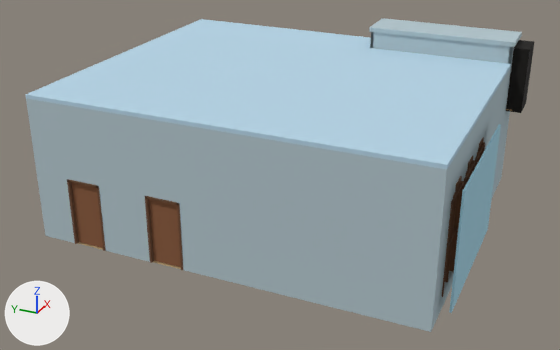
What one commit did to the glTF model models/room_living.glb.
Rendered twice from a camera (50 mm lens) standing at (-21.49, -15.29, 11.77) and looking at (-0.69, -5.92, 1.37). Arrows for +X, +Y and +Z are at lower left; the lights stay in place. The older version comes first. Vertices at exactly the same position are counted once.

In view in the first picture: 'CEILING', 'DOOR_bath', 'DOOR_kitchen', 'FRAMES', 'SHAFT', 'STAIRWELL', 'VIEW_window', 'WALLS' and 1 more.
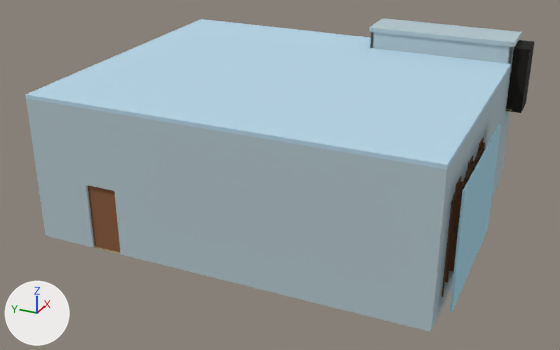
What changed in the scene script:
```text
Change me_mesh_3:
    used by ob_walls; location = (0.0, 0.0, 0.0)
    remove me_mesh_3.from_pydata(...)  # 272 vertices, 564 faces; spans x -5.1..5.1, y -12.1..0.1, z 0.0..4.5
    add me_mesh_3.from_pydata(...)  # 260 vertices, 540 faces; spans x -5.1..5.1, y -12.1..0.1, z 0.0..4.5
    me_mesh_3 part 1
    12 vertices are removed from x -5.1..-5.0, y -4.8..-2.1, z 0.0..4.5
    32 faces are deleted
    7 vertices in x -5.1..-5.0, y -2.1..-1.1, z 0.0..4.5 move by (0.0, -0.6, 0.0)
    5 vertices in x -5.1..-5.0, y -4.8, z 0.0..4.5 move by (0.0, 2.1, 0.0)
    8 new faces join them
Change me_mesh_7:
    used by ob_frames; location = (0.0, 0.0, 0.0)
    remove me_mesh_7.from_pydata(...)  # 460 vertices, 768 faces; spans x -5.12..3.32, y -12.13..0.13, z 0.0..3.56
    add me_mesh_7.from_pydata(...)  # 450 vertices, 732 faces; spans x -5.02..3.32, y -12.13..0.13, z 0.0..3.56
    me_mesh_7 part 2: the loose piece of 20 vertices spanning x -5.12..-4.98, y -2.16..-1.04, z 0.0..2.16 is moved by (0.1, -0.6, 0.0)
    me_mesh_7 part 3: the loose piece of 20 vertices spanning x -5.12..-4.98, y -4.86..-3.74, z 0.0..2.16 is deleted
    other edits to the shape of me_mesh_7 do not show in these pictures
Remove ob_door_kitchen:
    ob_door_kitchen = bpy.data.objects.new('DOOR_kitchen', me_mesh_23)
    ob_door_kitchen.location = (-5.0, -3.82, 0.02)
```

Pixel boxes [x1, y1, x2, y2] of what changed, in the pictures (560 x 350 px; the box of a moved part takes in the faces that stretch with it):
'DOOR_kitchen', deleted (brown): before [149, 199, 181, 267]
part 1 of me_mesh_3, reshaped: [64, 176, 186, 271] in both
part 2 of me_mesh_7, moved or reshaped (mostly hidden afterwards): before [67, 179, 106, 251]; after [88, 188, 95, 245]
part 3 of me_mesh_7, deleted (brown): before [145, 196, 183, 270]
